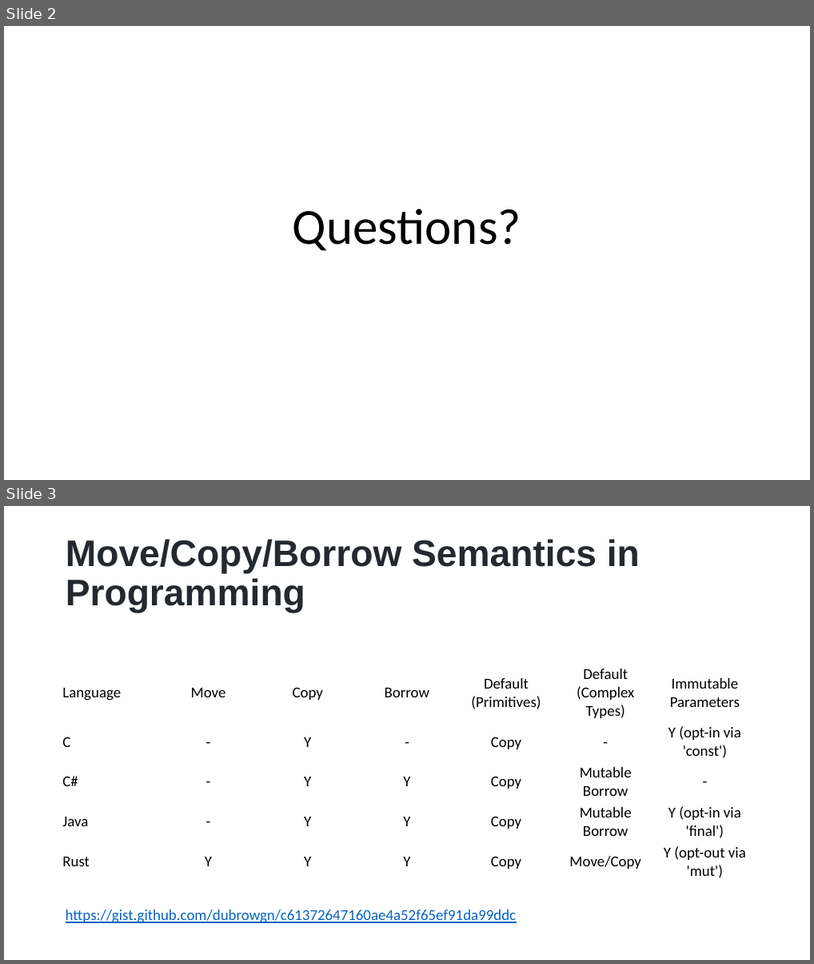
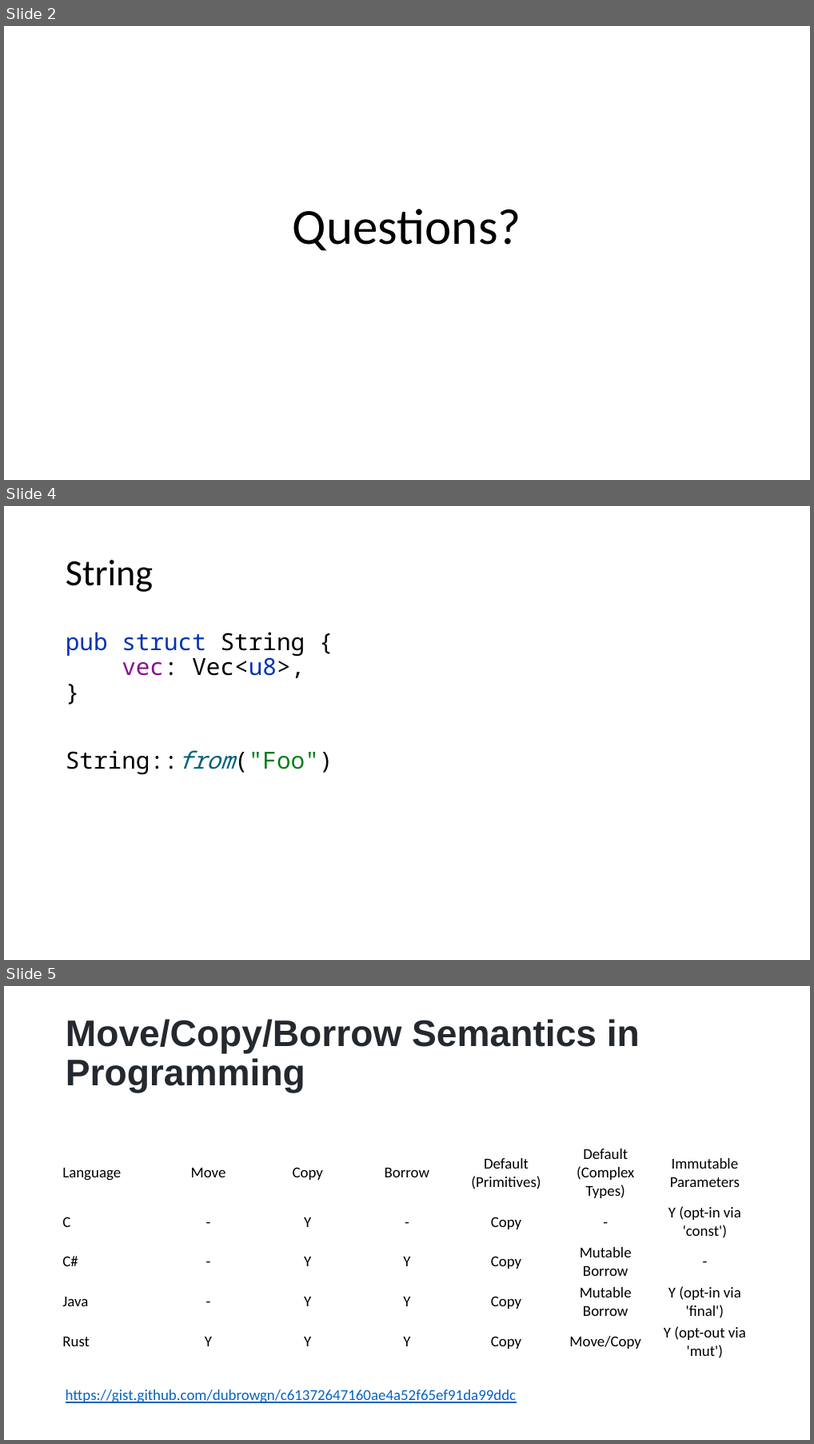
Before and after one commit to kugushev/course-rust-basics, a slide deck: src/02-Ownership/02-Ownership.pptx. Shown one above the other, each under a label of ours: slides 2 and 3 before the commit, slides 2, 4 and 5 after it; the slides between them are not shown. The pictures are 814x964 and 814x1444 pixels, drawn with LibreOffice and Linux fonts; fonts in the diff are those of the drawing. Boxes give left, top, right and bottom in pixels: in the first picture for what was removed or moved away, otherwise in the second. Text is boxed around its words. In the diff, an @@ line names an element or a change of style, - is before the commit and + after.

```diff
--- a/src/02-Ownership/02-Ownership.pptx
+++ b/src/02-Ownership/02-Ownership.pptx
@@ slide 4 added at <box>4,506,810,960</box>, background #FFFFFF @@
@@ title added at <box>66,560,153,592</box>, 44 pt, text #000000 @@
+String
@@ text added at <box>66,632,333,775</box>, 28 pt, text #000000 @@
+pub struct String {
+vec: Vec<u8>,
+}
+String::from("Foo")
@@ what was slide 3 is now slide 5 @@
```
Also in this commit, not shown: 11 other slides added.
